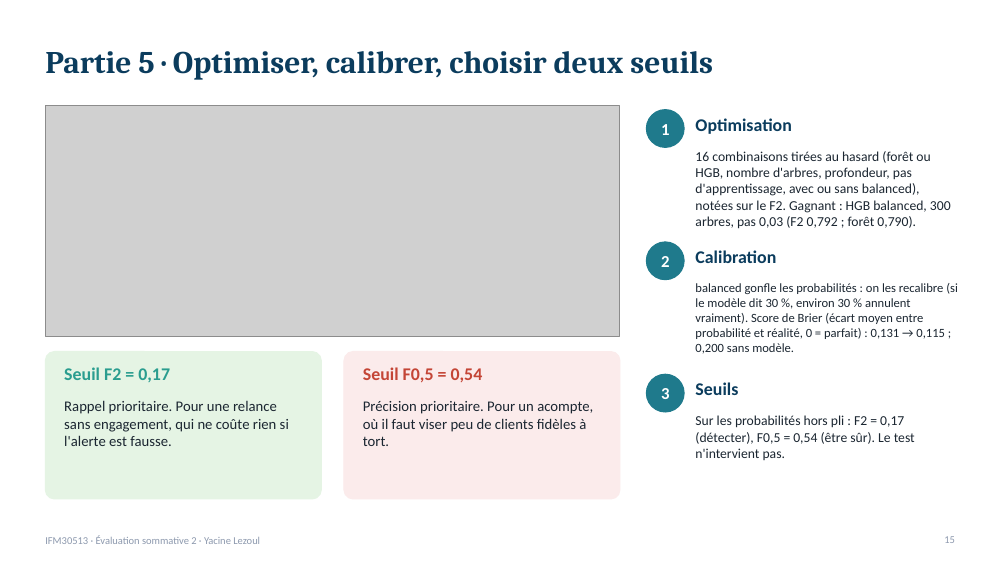
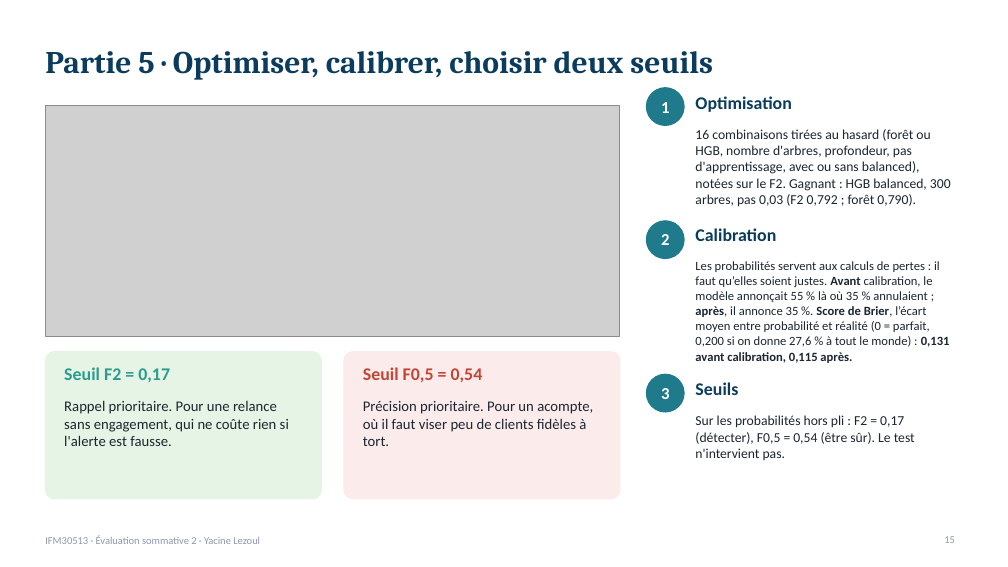
Before and after one commit to lezoul/hotel-cancellation-pipeline, a slide deck: slide 15 of reports/presentation_annulations.pptx. Drawn at 1008x567 pixels with LibreOffice and Linux fonts; fonts in the diff are those of the drawing; grey boxes stand for pictures. Boxes give left, top, right and bottom in pixels: in the first picture for what was removed or moved away, otherwise in the second. Text is boxed around its words. In the diff, an @@ line names an element or a change of style, - is before the commit and + after.

```diff
--- a/reports/presentation_annulations.pptx
+++ b/reports/presentation_annulations.pptx
@@ 5 texts, 2 ellipses: place and size @@
-5 texts, 2 ellipses at [647,110,951,280]
+5 texts, 2 ellipses at [647,88,951,259]
@@ text at [695,261,950,347]: text changed @@
-balanced gonfle les probabilités : on les recalibre (si le modèle dit 30 %, environ 30 % annulent vraiment). Score de Brier (écart moyen entre probabilité et réalité, 0 = parfait) : 0,131 → 0,115 ; 0,200 sans modèle.
+Les probabilités servent aux calculs de pertes : il faut qu’elles soient justes. Avant calibration, le modèle annonçait 55 % là où 35 % annulaient ; après, il annonce 35 %. Score de Brier, l’écart moyen entre probabilité et réalité (0 = parfait, 0,200 si on donne 27,6 % à tout le monde) : 0,131 avant calibration, 0,115 après.
```
Also in this commit, not shown: 2 other slides changed, 3 slides removed, 1 other file.
